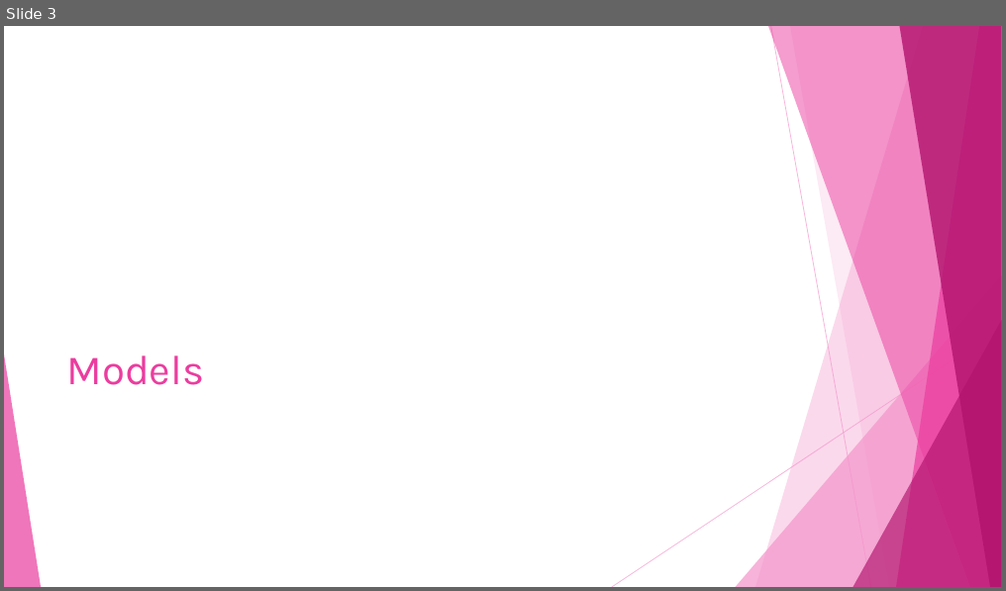
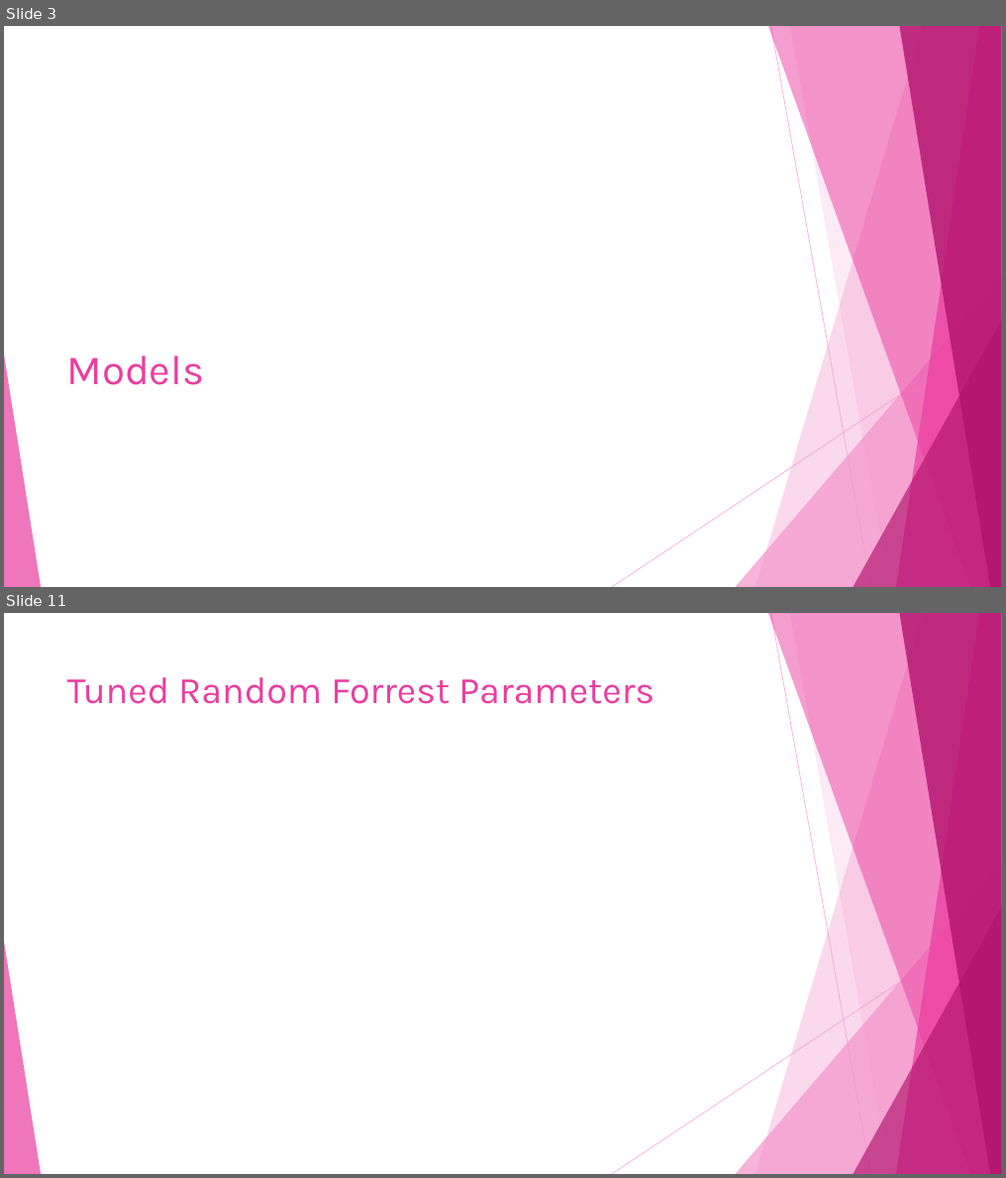
Before and after one commit to dlaposata/Breast_Cancer_Analysis, a slide deck: austins_temp_powerpoint.pptx. Shown one above the other, each under a label of ours: slide 3 before the commit, slides 3 and 11 after it; the slides between them are not shown. The pictures are 1006x591 and 1006x1178 pixels, drawn with LibreOffice and Linux fonts; fonts in the diff are those of the drawing. Boxes give left, top, right and bottom in pixels: in the first picture for what was removed or moved away, otherwise in the second. Text is boxed around its words. In the diff, an @@ line names an element or a change of style, - is before the commit and + after.

```diff
--- a/austins_temp_powerpoint.pptx
+++ b/austins_temp_powerpoint.pptx
@@ slide 11 added at (4, 613, 1002, 1174), background #FFFFFF; not listed: 10 template elements that a slide beside it also shows @@
@@ title added at (67, 677, 654, 704), 36 pt, text #EB3D9F @@
+Tuned Random Forrest Parameters
```
Also in this commit, not shown: 3 slides changed, 8 other slides added, 2 slides removed, 1 other file.
